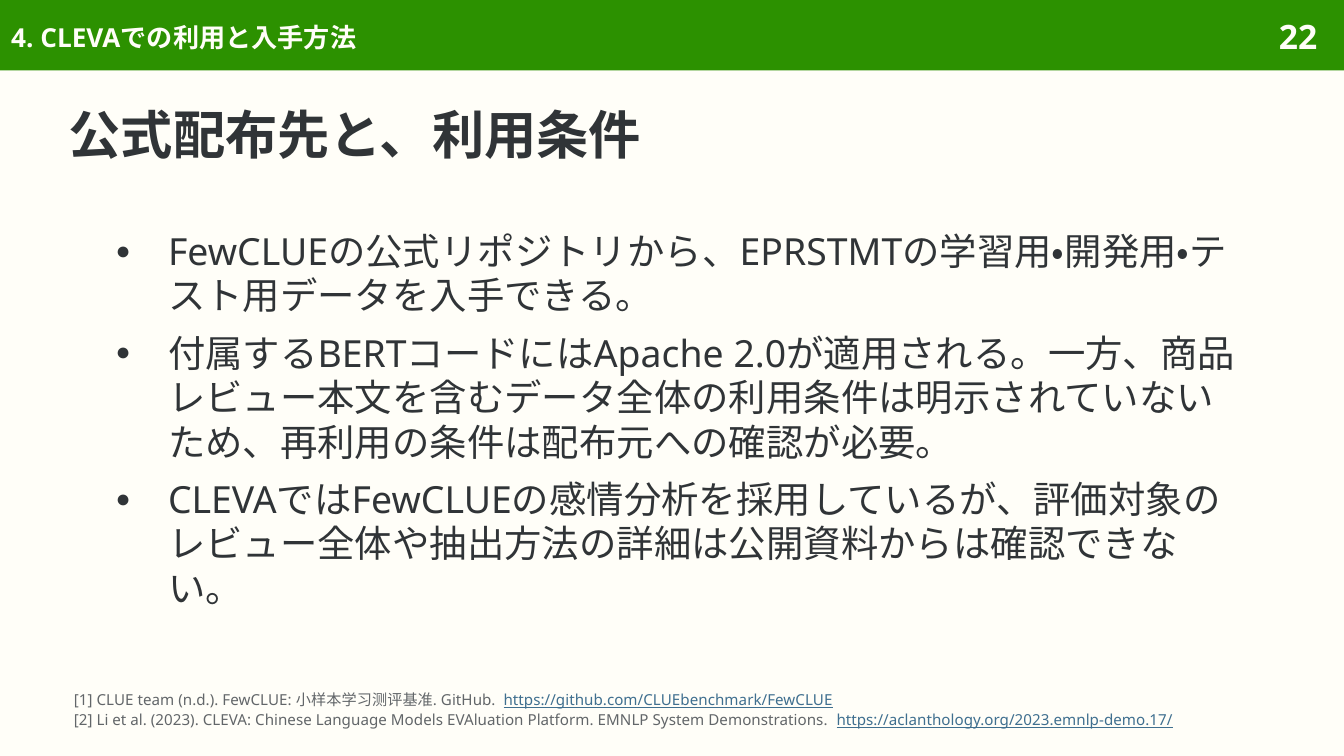
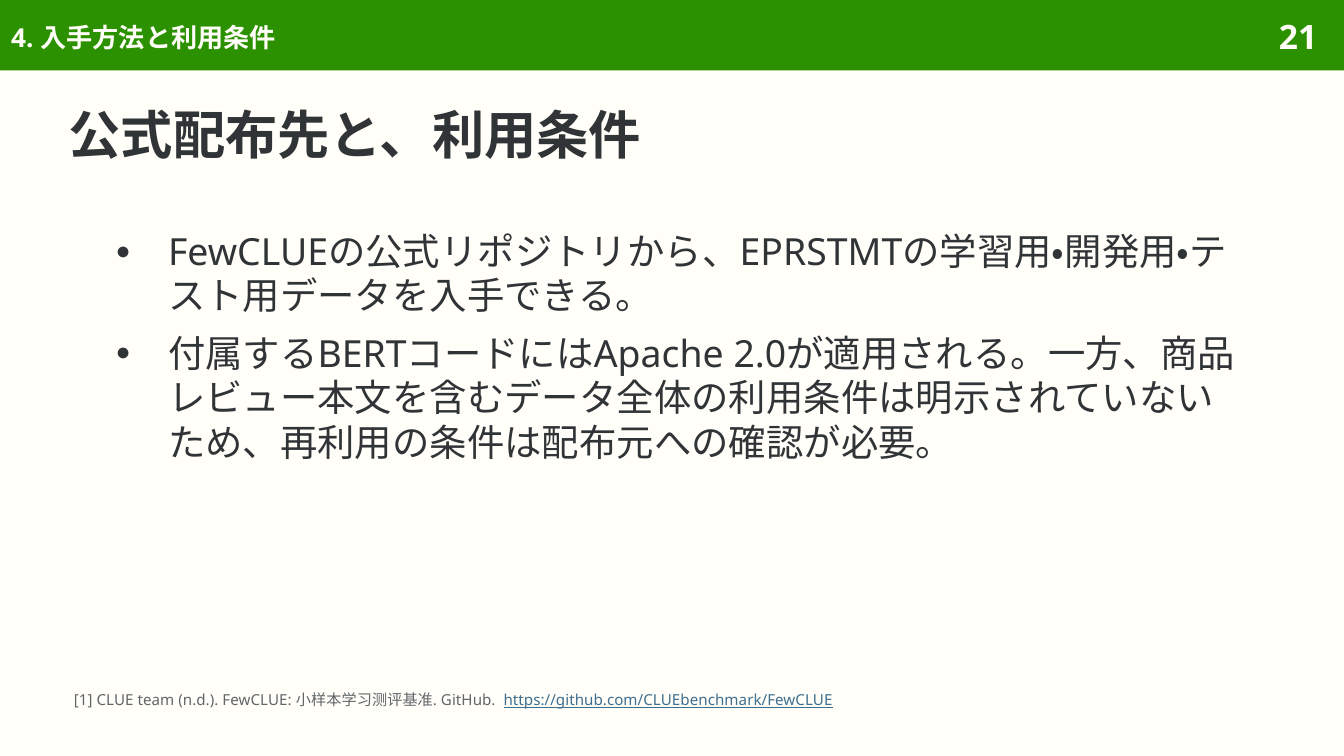
Before and after one commit to sasakiy84/datasets-in-10-minutes, a slide deck: slide 21 of slides/datasets-in-10-minutes-eprstmt.pptx (slide 22 before the commit). Drawn at 1344x756 pixels with LibreOffice and Linux fonts; fonts in the diff are those of the drawing. Boxes give left, top, right and bottom in pixels: in the first picture for what was removed or moved away, otherwise in the second. Text is boxed around its words. In the diff, an @@ line names an element or a change of style, - is before the commit and + after.

```diff
--- a/slides/datasets-in-10-minutes-eprstmt.pptx
+++ b/slides/datasets-in-10-minutes-eprstmt.pptx
@@ title at [11, 24, 276, 50]: text changed @@
-4. CLEVAでの利用と入手方法
+4. 入手方法と利用条件
@@ page number at [1279, 24, 1317, 49]: text changed @@
-22
+21
@@ text at [168, 481, 1221, 605]: paragraph removed @@
-● CLEVAではFewCLUEの感情分析を採用しているが、評価対象のレビュー全体や抽出方法の詳細は公開資料からは確認できない。
@@ text at [74, 713, 1173, 729]: paragraph removed @@
-[2] Li et al. (2023). CLEVA: Chinese Language Models EVAluation Platform. EMNLP System Demonstrations. https://aclanthology.org/2023.emnlp-demo.17/
```
Also in this commit, not shown: 5 other slides changed, 2 slides removed, 56 other files.
